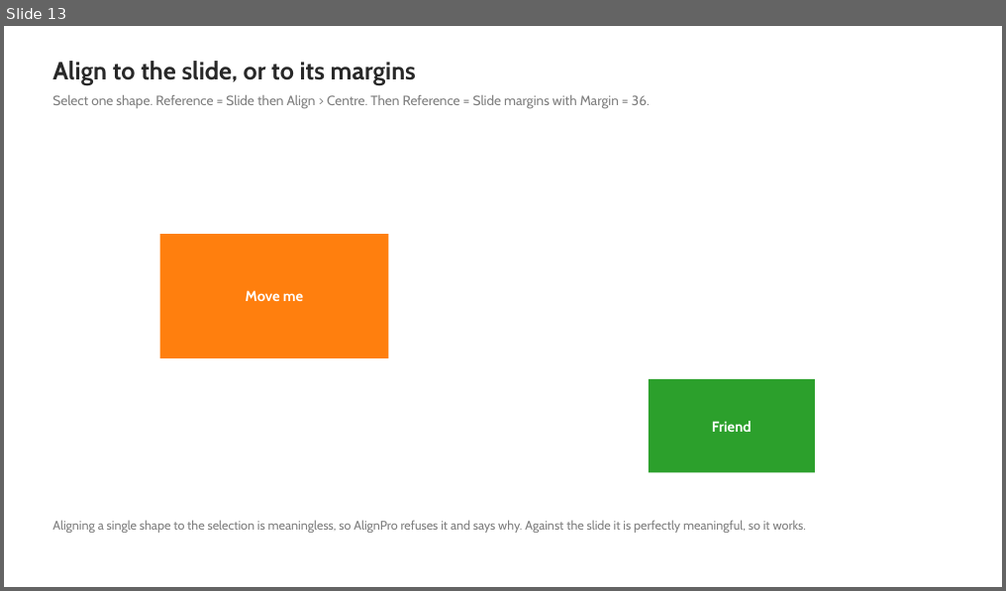
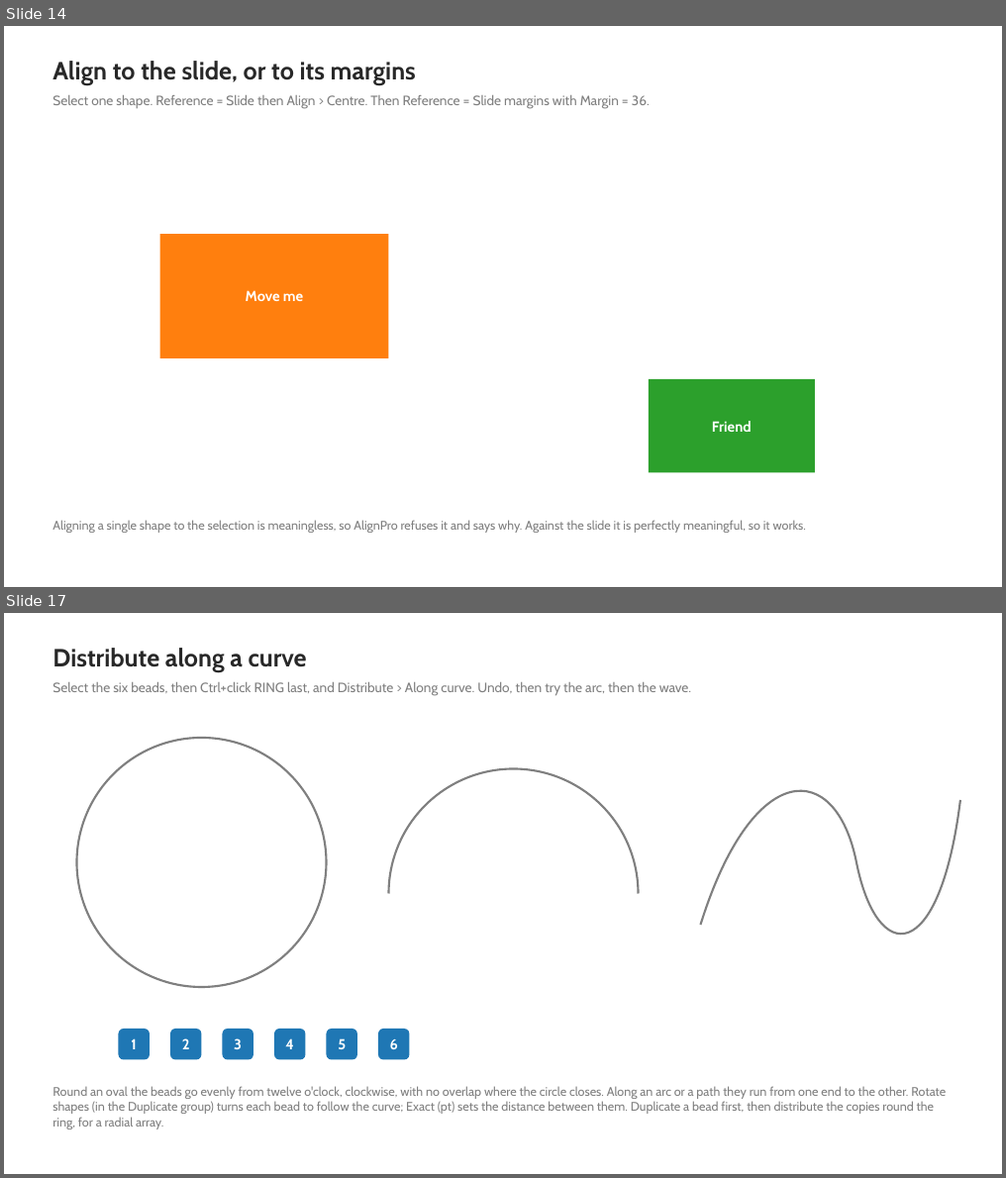
Before and after one commit to MrR1974/AlignPro, a slide deck: sample/AlignPro-Sample.pptx. Shown one above the other, each under a label of ours: slide 13 before the commit, slides 14 and 17 after it; the slides between them are not shown. The pictures are 1006x591 and 1006x1178 pixels, drawn with LibreOffice and Linux fonts; fonts in the diff are those of the drawing. Boxes give left, top, right and bottom in pixels: in the first picture for what was removed or moved away, otherwise in the second. Text is boxed around its words. In the diff, an @@ line names an element or a change of style, - is before the commit and + after.

```diff
--- a/sample/AlignPro-Sample.pptx
+++ b/sample/AlignPro-Sample.pptx
@@ slide 17 added at (4, 613, 1002, 1174), background #FFFFFF @@
@@ text added at (53, 648, 307, 672), 24 pt, text #282828, bold @@
+Distribute along a curve
@@ text added at (53, 682, 691, 696), 13 pt, text #7F7F7F @@
+Select the six beads, then Ctrl+click RING last, and Distribute > Along curve. Undo, then try the arc, then the wave.
@@ ellipse added at (76, 738, 326, 987), outline #7F7F7F 2 pt @@
@@ freeform shape added at (701, 759, 960, 966), outline #7F7F7F 2 pt @@
@@ arc (boxed as its full ellipse) added at (389, 768, 638, 1018), outline #7F7F7F 2 pt @@
@@ rounded rectangle added at (119, 1029, 150, 1060), fill #1F77B4, 14 pt, text #FFFFFF, bold @@
+1
@@ rounded rectangle added at (170, 1029, 202, 1060), fill #1F77B4, 14 pt, text #FFFFFF, bold @@
+2
@@ rounded rectangle added at (223, 1029, 254, 1060), fill #1F77B4, 14 pt, text #FFFFFF, bold @@
+3
@@ rounded rectangle added at (274, 1029, 306, 1060), fill #1F77B4, 14 pt, text #FFFFFF, bold @@
+4
@@ rounded rectangle added at (327, 1029, 358, 1060), fill #1F77B4, 14 pt, text #FFFFFF, bold @@
+5
@@ rounded rectangle added at (378, 1029, 410, 1060), fill #1F77B4, 14 pt, text #FFFFFF, bold @@
+6
@@ text added at (53, 1086, 945, 1130), 12 pt, text #7F7F7F @@
+Round an oval the beads go evenly from twelve o'clock, clockwise, with no overlap where the circle closes. Along an arc or a path they run from one end to the other. Rotate shapes (in the Duplicate group) turns each bead to follow the curve; Exact (pt) sets the distance between them. Duplicate a bead first, then distribute the copies round the ring, for a radial array.
@@ what was slide 13 is now slide 14 @@
```
Also in this commit, not shown: 4 slides changed, 3 other slides added, 26 other files.
